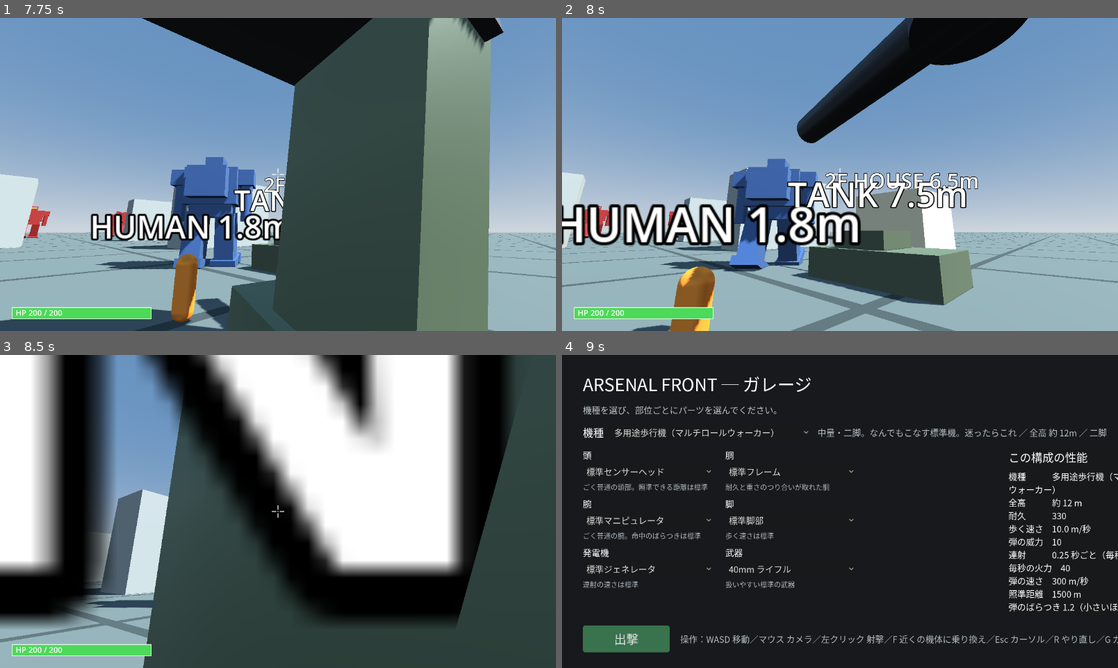
Above: before the commit, frames 1-4 (two rows, left to right).
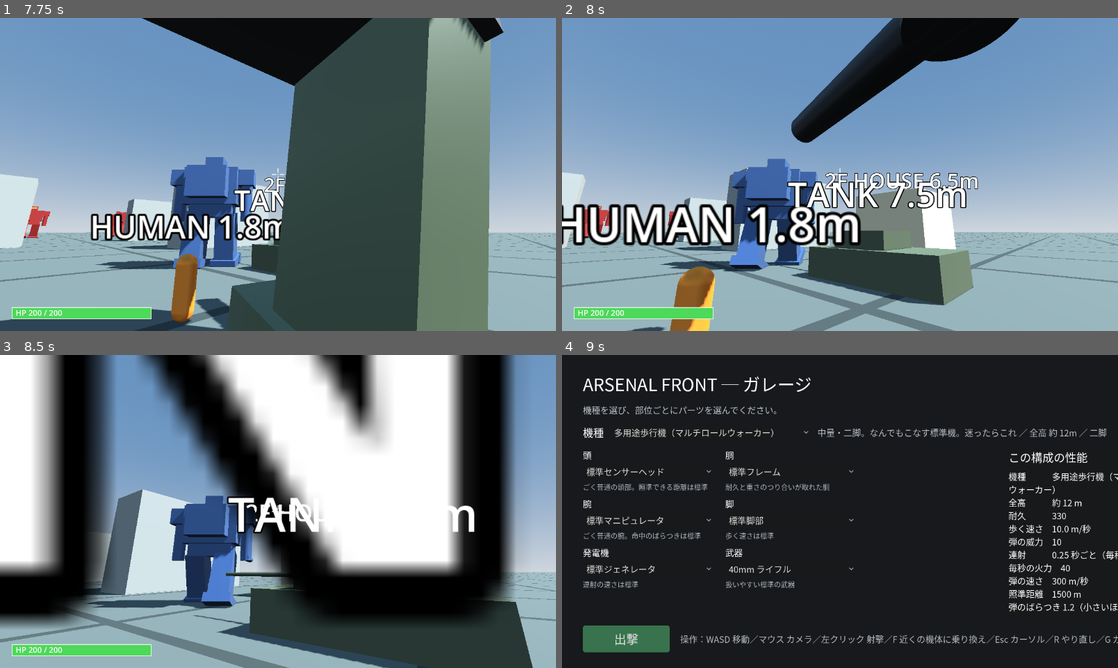
Above: after the commit, the same moments.

Repository: Sierra-117605/ARSENAL-FRONT
Game: Godot game, scene res://scenes/garage.tscn
Same seed, same stepped clock (60 frames per second), same inputs: the game is played once before the commit and once after it.
Inputs (mouse positions are in pixels of both pictures, inside the frame that each line leads up to):
- Up to frame 1 (7.75 s): click "多用途歩行機（マルチロールウォーカー）" at 0.5 s; click "標準センサーヘッド" at 1.25 s; click "標準フレーム" at 2 s; click "標準マニピュレータ" at 2.75 s; click "標準脚部" at 3.5 s; click "標準ジェネレータ" at 4.25 s; click "40mm ライフル" at 5 s; click "出撃" at 5.75 s; tap Enter at 6.5 s; move the mouse to (305, 174) at 6.52 s; hold W (move_forward) from 6.53 s (still down); click (305, 174) at 6.6 s; move the mouse to (250, 174) at 7.27 s; tap F (board) at 7.35 s; click (250, 174) at 7.55 s
- Up to frame 2 (8 s): keep holding W (move_forward)
- Up to frame 3 (8.5 s): keep holding W (move_forward); move the mouse to (289, 505) at 8.02 s; click (289, 505) at 8.1 s
- Up to frame 4 (9 s): keep holding W (move_forward); move the mouse to (834, 517) at 8.77 s; tap G (garage) at 8.85 s

Frame 1 is identical in both runs. In frame 2, 2.1% of the frame differs, in the area x 4-84%, y 0-100%; in frame 3, 25%, in the area x 25-100%, y 0-100%; in frame 4, nothing differs.

Commit message:
N4-4: 部位ダメージの試作（頭/腕/脚に個別耐久・破壊効果・部位ごとの本体ダメージ倍率）
Co-Authored-By: Claude Opus 5 <noreply@anthropic.com>

Diff:
--- a/scenes/robot.tscn
+++ b/scenes/robot.tscn
@@ -54,6 +54,15 @@
 [sub_resource type="BoxMesh" id="Mesh_pack"]
 size = Vector3(1.4, 1.1, 0.6)
 
+[sub_resource type="BoxShape3D" id="Shape_head"]
+size = Vector3(0.9, 0.7, 1.0)
+
+[sub_resource type="BoxShape3D" id="Shape_arm"]
+size = Vector3(0.8, 2.2, 1.0)
+
+[sub_resource type="BoxShape3D" id="Shape_legs"]
+size = Vector3(2.0, 2.0, 1.2)
+
 [sub_resource type="CapsuleShape3D" id="Shape_body"]
 radius = 3.0
 height = 12.0
@@ -71,6 +80,22 @@
 transform = Transform3D(1, 0, 0, 0, 1, 0, 0, 0, 1, 0, 6, 0)
 shape = SubResource("Shape_body")
 
+[node name="HitHead" type="CollisionShape3D" parent="."]
+transform = Transform3D(1, 0, 0, 0, 1, 0, 0, 0, 1, 0, 3.9, -0.1)
+shape = SubResource("Shape_head")
+
+[node name="HitArmL" type="CollisionShape3D" parent="."]
+transform = Transform3D(1, 0, 0, 0, 1, 0, 0, 0, 1, -1.3, 2.7, 0)
+shape = SubResource("Shape_arm")
+
+[node name="HitArmR" type="CollisionShape3D" parent="."]
+transform = Transform3D(1, 0, 0, 0, 1, 0, 0, 0, 1, 1.3, 2.7, 0)
+shape = SubResource("Shape_arm")
+
+[node name="HitLegs" type="CollisionShape3D" parent="."]
+transform = Transform3D(1, 0, 0, 0, 1, 0, 0, 0, 1, 0, 1.0, 0)
+shape = SubResource("Shape_legs")
+
 [node name="Visual" type="Node3D" parent="."]
 transform = Transform3D(3, 0, 0, 0, 3, 0, 0, 0, 3, 0, 0, 0)
 
--- a/scripts/action/bullet.gd
+++ b/scripts/action/bullet.gd
@@ -42,7 +42,11 @@
 	if not hit.is_empty():
 		Sounds.play_at(self, Sounds.IMPACT, hit["position"])
 		var target: Object = hit["collider"]
-		if target != null and target.has_method("take_hit"):
+		if target != null and target.has_method("take_hit_at_shape"):
+			# 部位を持つ相手（ロボットなど）には、当たった場所を伝える
+			target.take_hit_at_shape(damage, int(hit.get("shape", -1)))
+			hit_counts[shooter_id] = int(hit_counts.get(shooter_id, 0)) + 1
+		elif target != null and target.has_method("take_hit"):
 			target.take_hit(damage)
 			hit_counts[shooter_id] = int(hit_counts.get(shooter_id, 0)) + 1
 		queue_free()
--- a/scripts/action/pilotable.gd
+++ b/scripts/action/pilotable.gd
@@ -18,6 +18,8 @@
 signal damaged(hp: int, max_hp: int)
 ## 撃破された時に知らせる
 signal destroyed
+## 部位が壊れた時に知らせる（部位名）
+signal part_broken(part: String)
 
 ## 直近に受け取った操縦入力。中身は JSON にそのまま書ける値だけにする
 var control: Dictionary = empty_control()
@@ -45,6 +47,51 @@
 	hp = max_hp
 	add_to_group("pilotable")  # 乗り換え先を探すときに使う
 	add_to_group("team_" + team)  # 陣営ごとの検索用
+
+
+## 当たり判定の形（shape）ごとの部位名。継承先で設定する（例：{"HitArmR": "arm_right"}）
+var part_of_shape: Dictionary = {}
+## 部位ごとの「本体へのダメージの通りやすさ」。継承先で設定する
+var part_body_ratio: Dictionary = {}
+## 部位ごとの残り耐久
+var part_hp: Dictionary = {}
+## 壊れた部位の一覧
+var broken_parts: Array[String] = []
+
+
+## 当たった場所（shape 番号）から部位名を調べる
+func part_name_for_shape(shape_index: int) -> String:
+	if shape_index < 0:
+		return ""
+	var owner_id := shape_find_owner(shape_index)
+	var node := shape_owner_get_owner(owner_id)
+	if node == null:
+		return ""
+	return str(part_of_shape.get(node.name, ""))
+
+
+## 弾が当たった：当たった部位の耐久を減らし、本体の耐久も減らす。
+## 本体への効き方は部位ごとに違う（頭は弱点、腕や脚は本体に響きにくい）。
+func take_hit_at_shape(damage: int, shape_index: int) -> void:
+	var part := part_name_for_shape(shape_index)
+	if part != "" and part_hp.has(part) and not broken_parts.has(part):
+		part_hp[part] = maxi(int(part_hp[part]) - damage, 0)
+		if int(part_hp[part]) == 0:
+			broken_parts.append(part)
+			_on_part_broken(part)
+			part_broken.emit(part)
+	var ratio := float(part_body_ratio.get(part, 1.0))
+	take_hit(maxi(int(round(float(damage) * ratio)), 1))
+
+
+## 部位が壊れた時の処理（継承先で中身を書く）
+func _on_part_broken(_part: String) -> void:
+	pass
+
+
+## その部位が壊れているか
+func is_part_broken(part: String) -> bool:
+	return broken_parts.has(part)
 
 
 ## 弾などが当たった時に呼ばれる（Bullet から）
@@ -87,6 +134,7 @@
 		"position": {"x": pos.x, "y": pos.y, "z": pos.z},
 		"rotation_y": rotation.y,
 		"hp": hp,
+		"broken_parts": broken_parts.duplicate(),
 	}
 
 
--- a/scripts/action/robot.gd
+++ b/scripts/action/robot.gd
@@ -37,6 +37,37 @@
 @onready var leg_pivot_l: Node3D = $Visual/LegPivotL
 @onready var leg_pivot_r: Node3D = $Visual/LegPivotR
 
+## 部位ごとの耐久の割合（本体の耐久に対して）。壊れると効果が出る
+const PART_HP_RATIO := {
+	"head": 0.15,   # 頭：壊れると遠くを狙えなくなる
+	"arm_left": 0.2,
+	"arm_right": 0.2,  # 右腕：武器が付いている。壊れると撃てない
+	"legs": 0.3,    # 脚：壊れるとほとんど歩けない
+}
+## 部位ごとの「本体へのダメージの通りやすさ」
+## 頭は弱点、腕や脚は当てても本体には響きにくい（狙う場所を選ぶ意味を出す）
+const PART_BODY_RATIO := {
+	"head": 1.5,
+	"arm_left": 0.4,
+	"arm_right": 0.4,
+	"legs": 0.5,
+}
+## 当たり判定の形ごとの部位名
+const PART_SHAPES := {
+	"HitHead": "head",
+	"HitArmL": "arm_left",
+	"HitArmR": "arm_right",
+	"HitLegs": "legs",
+}
+## 脚が壊れた時の歩く速さの倍率
+@export var broken_legs_speed_mul: float = 0.25
+## 頭が壊れた時の照準距離の倍率
+@export var broken_head_aim_mul: float = 0.35
+
+## 部位が壊れる前の値（元に戻せるように覚えておく）
+var _base_walk_speed: float = 10.0
+var _base_aim_range: float = 1500.0
+
 ## 歩調の進み具合（0〜1 で 1 歩分）
 var step_phase: float = 0.0
 ## 見た目の揺れの強さ（止まると 0 に戻る）
@@ -57,6 +88,8 @@
 		# 構成の指定が無い機体（敵など）も、機種の大きさだけは反映する
 		_apply_machine_shape(RobotParts.compute_stats(RobotParts.default_loadout(), machine_type))
 	_apply_part_visuals()
+	# どの機体でも部位ごとの耐久を用意する（本体の耐久が決まった後に行う）
+	_reset_parts()
 	super._ready()
 	if body_color.a > 0.0:
 		_repaint(visual)
@@ -80,6 +113,51 @@
 		w.bullet_speed = float(stats["bullet_speed"])
 		w.spread = float(stats["spread"])
 	_apply_part_visuals()
+	_reset_parts()
+
+
+## 部位ごとの耐久を、本体の耐久に合わせて組み直す
+func _reset_parts() -> void:
+	part_of_shape = PART_SHAPES
+	part_body_ratio = PART_BODY_RATIO
+	part_hp.clear()
+	broken_parts.clear()
+	for part in PART_HP_RATIO:
+		part_hp[part] = int(round(float(max_hp) * float(PART_HP_RATIO[part])))
+	_base_walk_speed = walk_speed
+	_base_aim_range = aim_range
+
+
+## 部位が壊れた時：武器が使えなくなる／歩けなくなる／遠くを狙えなくなる
+func _on_part_broken(part: String) -> void:
+	match part:
+		"arm_right":
+			if weapon != null:
+				weapon.disabled = true
+		"legs":
+			walk_speed = _base_walk_speed * broken_legs_speed_mul
+		"head":
+			aim_range = _base_aim_range * broken_head_aim_mul
+	# 壊れた部位を黒く焦がす
+	_mark_broken_visual(part)
+
+
+## 壊れた部位の見た目を変える
+const BROKEN_VISUAL := {
+	"head": ["Head"],
+	"arm_left": ["ShoulderL", "ArmL"],
+	"arm_right": ["ShoulderR", "ArmR", "Barrel"],
+	"legs": ["LegPivotL", "LegPivotR", "RearLegPivotL", "RearLegPivotR"],
+}
+
+
+func _mark_broken_visual(part: String) -> void:
+	if visual == null:
+		return
+	for node_name in BROKEN_VISUAL.get(part, []):
+		var node: Node3D = visual.get_node_or_null(node_name)
+		if node != null:
+			_tint(node, Color(0.12, 0.1, 0.1))
 
 
 ## 機種に応じて機体の大きさ・脚の数・当たり判定・部品の位置を変える
@@ -87,6 +165,17 @@
 const BASE_HEIGHT := 4.0
 const BASE_SEAT_Y := 3.0
 const BASE_WEAPON_POS := Vector3(1.3, 1.75, -1.45)
+## 部位ごとの当たり判定の位置（全高 4m のときの値）
+const BASE_PART_POS := {
+	"HitHead": Vector3(0, 3.9, -0.1),
+	"HitArmL": Vector3(-1.3, 2.7, 0),
+	"HitArmR": Vector3(1.3, 2.7, 0),
+	"HitLegs": Vector3(0, 1.0, 0),
+}
+
+
+func _base_part_position(node_name: String) -> Vector3:
+	return BASE_PART_POS.get(node_name, Vector3.ZERO)
 
 
 func _apply_machine_shape(stats: Dictionary) -> void:
@@ -102,6 +191,13 @@
 		shape.height = BASE_HEIGHT * factor
 		collision.shape = shape
 		collision.position = Vector3(0, BASE_HEIGHT * 0.5 * factor, 0)
+	# 部位ごとの当たり判定も同じ倍率にする
+	for node_name in PART_SHAPES:
+		var hit: CollisionShape3D = get_node_or_null(node_name)
+		if hit == null:
+			continue
+		hit.scale = Vector3.ONE * factor
+		hit.position = _base_part_position(node_name) * factor
 	# 操縦席と銃口の位置
 	var seat: Node3D = get_node_or_null("DriverSeat")
 	if seat != null:
--- a/scripts/action/weapon.gd
+++ b/scripts/action/weapon.gd
@@ -14,6 +14,9 @@
 ## 弾のばらつき（狙った点からずれる幅の目安。小さいほど正確）
 @export var spread: float = 0.0
 
+## true なら壊れていて撃てない（腕を破壊された時）
+var disabled: bool = false
+
 var cooldown: float = 0.0
 
 
@@ -23,7 +26,7 @@
 
 ## 撃てるなら aim_point に向けて 1 発撃つ。撃ったら true
 func try_fire(aim_point: Vector3, shooter: CollisionObject3D) -> bool:
-	if cooldown > 0.0:
+	if disabled or cooldown > 0.0:
 		return false
 	var dir := aim_point - global_position
 	if dir.length() < 0.01:
--- /dev/null
+++ b/tests/test_n4_6_part_damage.gd
@@ -0,0 +1,105 @@
+extends SceneTree
+## 部位ダメージの確認（差別化の柱・案3。SPEC §0.13）。
+##
+## 確かめること：
+##  1. 機体に部位ごとの耐久がある（頭・左腕・右腕・脚）
+##  2. 当たった場所に応じて、その部位の耐久が減る
+##  3. 右腕を壊すと武器が使えなくなる（撃てない）
+##  4. 脚を壊すと歩く速さが大きく落ちる
+##  5. 頭を壊すと遠くを狙えなくなる
+##  6. 腕・脚に当てても本体へのダメージは小さい（頭は逆に大きい＝弱点）
+##  7. 部位が壊れても、本体の耐久が残っていれば機体は動き続ける
+##  8. 壊れた部位は保存データに残る
+##
+## 実行：Godot_console.exe --headless --path . --script res://tests/test_n4_6_part_damage.gd
+
+var field: Node
+var robot: Robot
+var enemy: Robot
+var frame := 0
+var failed := false
+var broken_events: Array[String] = []
+
+
+func _initialize() -> void:
+	field = load("res://scenes/field_3d.tscn").instantiate()
+	root.add_child(field)
+	robot = field.get_node("Robot")
+	robot.use_saved_loadout = false
+	enemy = field.get_node("Enemies/Enemy1")
+	enemy.part_broken.connect(func(part: String): broken_events.append(part))
+
+
+func _physics_process(_delta: float) -> bool:
+	frame += 1
+	match frame:
+		10:
+			_report(enemy.part_hp.size() == 4, "部位が 4 つある (%s)" % [enemy.part_hp.keys()])
+			_report(int(enemy.part_hp["arm_right"]) > 0 and int(enemy.part_hp["legs"]) > 0,
+				"部位ごとの耐久：右腕 %d / 脚 %d / 頭 %d（本体 %d）" %
+				[enemy.part_hp["arm_right"], enemy.part_hp["legs"], enemy.part_hp["head"], enemy.max_hp])
+			# 2：右腕（HitArmR）に当てる
+			var shape_index := _shape_index_of(enemy, "HitArmR")
+			_report(shape_index >= 0, "右腕の当たり判定が見つかる")
+			var before: int = enemy.part_hp["arm_right"]
+			enemy.take_hit_at_shape(10, shape_index)
+			_report(int(enemy.part_hp["arm_right"]) == before - 10,
+				"当てた部位の耐久が減る (%d → %d)" % [before, enemy.part_hp["arm_right"]])
+		15:
+			# 3：右腕を壊す
+			var shape_index := _shape_index_of(enemy, "HitArmR")
+			_break_part(enemy, "arm_right", shape_index)
+			_report(enemy.is_part_broken("arm_right"), "右腕が壊れた")
+			_report(broken_events.has("arm_right"), "壊れたことが通知される")
+			var weapon: Weapon = enemy.get_node("Weapon")
+			_report(weapon.disabled, "右腕が壊れると武器が使えない")
+			_report(not weapon.try_fire(robot.global_position, enemy), "実際に撃てない")
+			_report(enemy.is_alive(), "部位が壊れても機体はまだ動く (本体 %d / %d)" % [enemy.hp, enemy.max_hp])
+			_report(enemy.hp > enemy.max_hp - 40,
+				"腕に当てても本体へのダメージは小さい (本体 %d / %d)" % [enemy.hp, enemy.max_hp])
+		20:
+			# 4：脚を壊す
+			var speed_before := enemy.walk_speed
+			var shape_index := _shape_index_of(enemy, "HitLegs")
+			_break_part(enemy, "legs", shape_index)
+			_report(enemy.is_part_broken("legs"), "脚が壊れた")
+			_report(enemy.walk_speed < speed_before * 0.5,
+				"脚が壊れると大きく減速する (%.1f → %.1f m/秒)" % [speed_before, enemy.walk_speed])
+		25:
+			# 5：頭を壊す
+			var aim_before := enemy.aim_range
+			var shape_index := _shape_index_of(enemy, "HitHead")
+			_break_part(enemy, "head", shape_index)
+			_report(enemy.is_part_broken("head"), "頭が壊れた")
+			_report(enemy.aim_range < aim_before * 0.5,
+				"頭が壊れると照準距離が落ちる (%.0f → %.0f m)" % [aim_before, enemy.aim_range])
+		30:
+			var text := JSON.stringify(enemy.to_dict())
+			_report(text.contains("broken_parts") and text.contains("arm_right"),
+				"壊れた部位が保存データに残る")
+			print("RESULT: ", "FAIL" if failed else "PASS")
+			return true
+	return false
+
+
+## その部位が壊れるまで、必要な回数だけ当てる
+func _break_part(body: Pilotable, part: String, shape_index: int) -> void:
+	var guard := 0
+	while not body.is_part_broken(part) and guard < 50:
+		body.take_hit_at_shape(10, shape_index)
+		guard += 1
+
+
+## 名前から当たり判定の番号を調べる
+func _shape_index_of(body: CollisionObject3D, node_name: String) -> int:
+	for owner_id in body.get_shape_owners():
+		var node := body.shape_owner_get_owner(owner_id)
+		if node != null and node.name == node_name:
+			return body.shape_owner_get_shape_index(owner_id, 0)
+	return -1
+
+
+func _report(ok: bool, msg: String) -> void:
+	print("[", "OK" if ok else "NG", "] ", msg)
+	if not ok:
+		failed = true
Not shown, added: tests/test_n4_6_part_damage.gd.uid
Not shown, changed: KNOWLEDGE.md
Not shown, changed: SPEC.md
Not shown, changed: TODO.md
